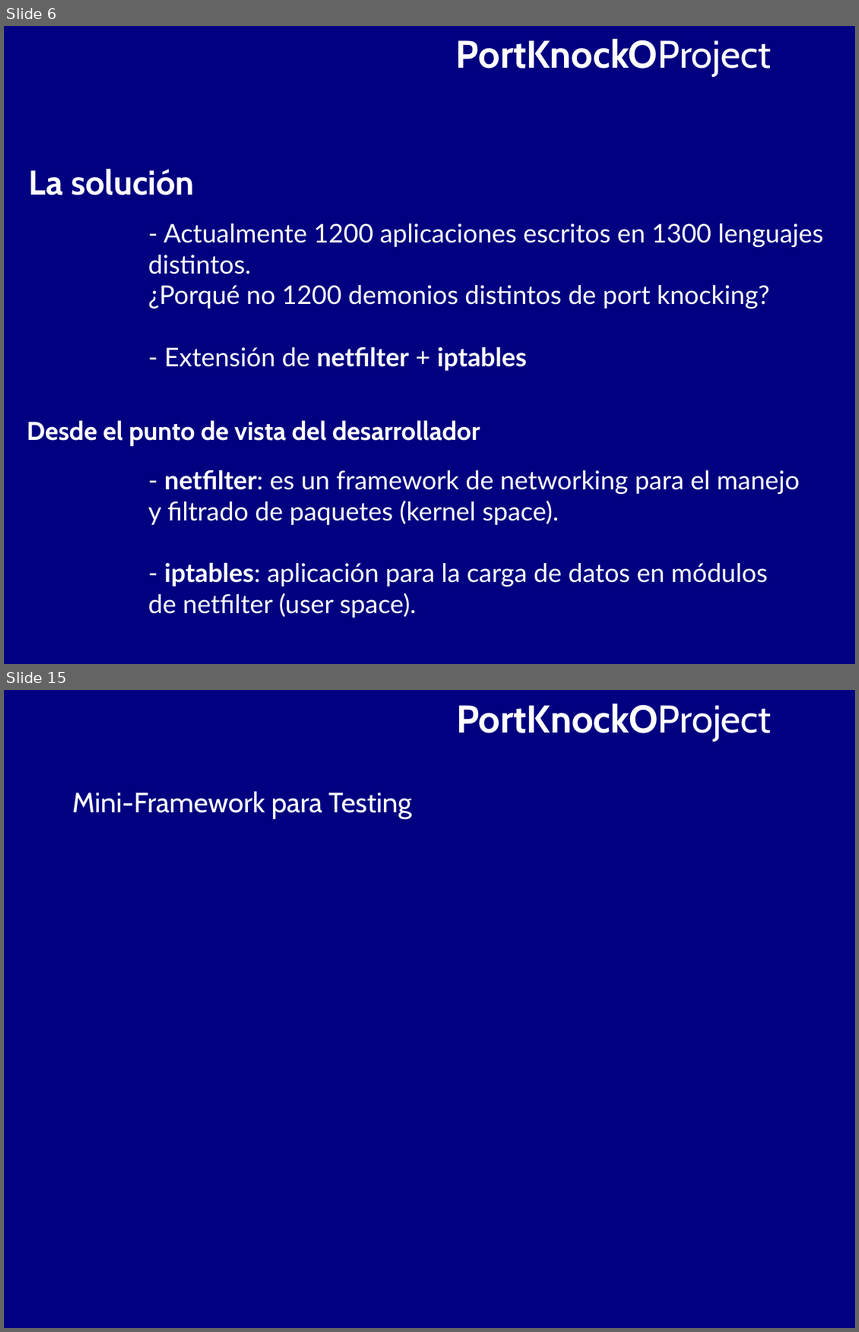
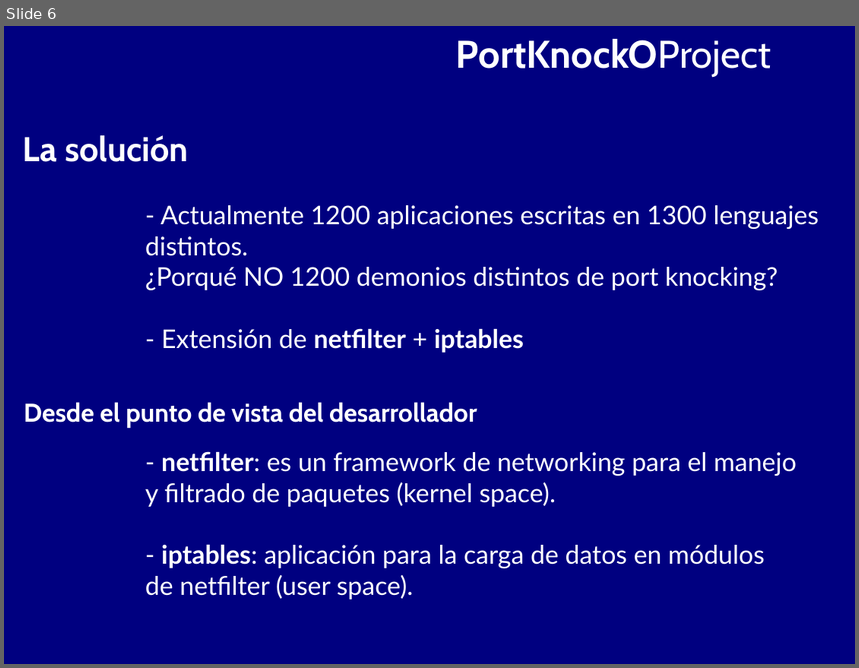
Before and after one commit to BackupTheBerlios/portknocko-svn, a slide deck: trunk/jornadas/jornadas.odp. Shown one above the other, each under a label of ours: slides 6 and 15 before the commit, slide 6 after it; the slides between them are not shown. The pictures are 859x1332 and 859x668 pixels, drawn with LibreOffice and Linux fonts; fonts in the diff are those of the drawing. Boxes give left, top, right and bottom in pixels: in the first picture for what was removed or moved away, otherwise in the second. Text is boxed around its words. In the diff, an @@ line names an element or a change of style, - is before the commit and + after.

```diff
--- a/trunk/jornadas/jornadas.odp
+++ b/trunk/jornadas/jornadas.odp
@@ slide 15 removed at [4,690,855,1328], background #000080 @@
@@ text removed at [456,704,772,741] @@
-PortKnockOProject
@@ text removed at [72,791,412,819] @@
-Mini-Framework para Testing
@@ slide 6 changed as well @@
@@ text "La solución": place and size @@
-text "La solución" at [29,169,194,195]
+text "La solución" at [23,135,188,162]
@@ text "- Actualmente 1200 aplicaciones escritas ...": place and size @@
-text "- Actualmente 1200 aplicaciones escritas ..." at [148,224,824,618]
+text "- Actualmente 1200 aplicaciones escritas ..." at [145,205,819,600]
@@ text at [161,205,819,230]: text changed @@
-- Actualmente 1200 aplicaciones escritos en 1300 lenguajes
+- Actualmente 1200 aplicaciones escritas en 1300 lenguajes
@@ text at [145,267,778,291]: text changed @@
-¿Porqué no 1200 demonios distintos de port knocking?
+¿Porqué NO 1200 demonios distintos de port knocking?
@@ text "Desde el punto de vista ...": place and size @@
-text "Desde el punto de vista ..." at [27,420,480,446]
+text "Desde el punto de vista ..." at [24,402,477,428]
```
Also in this commit, not shown: 4 other slides changed, 2 slides added, 8 other slides removed, 1 other file.
